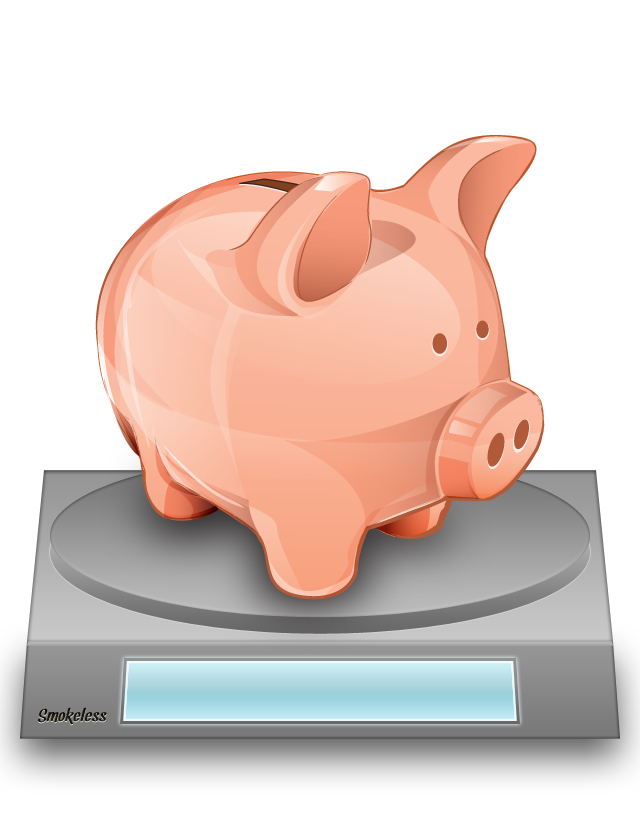
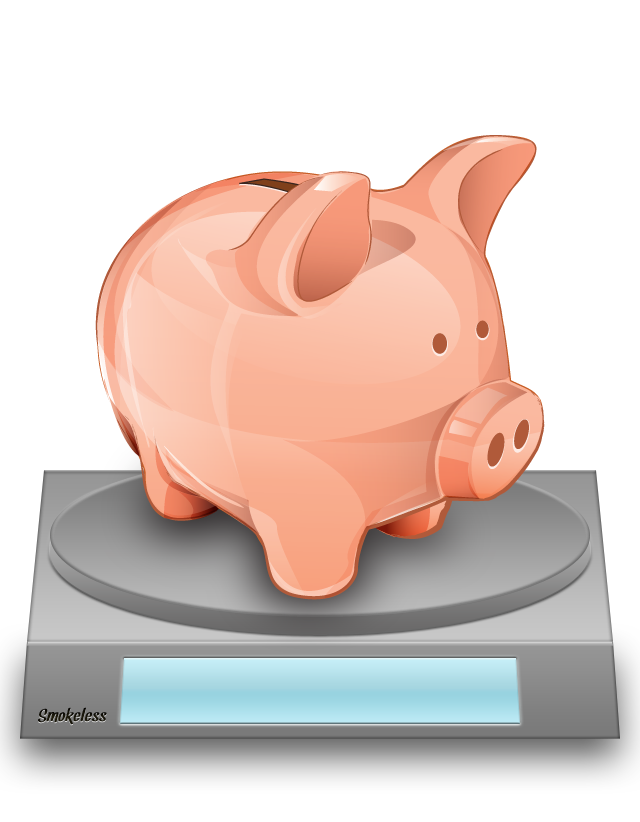
Before/after of a (640, 822) layered artwork. What changed in the layer stack:
painted on "Shape 7 copy" over (50, 470, 590, 552)
